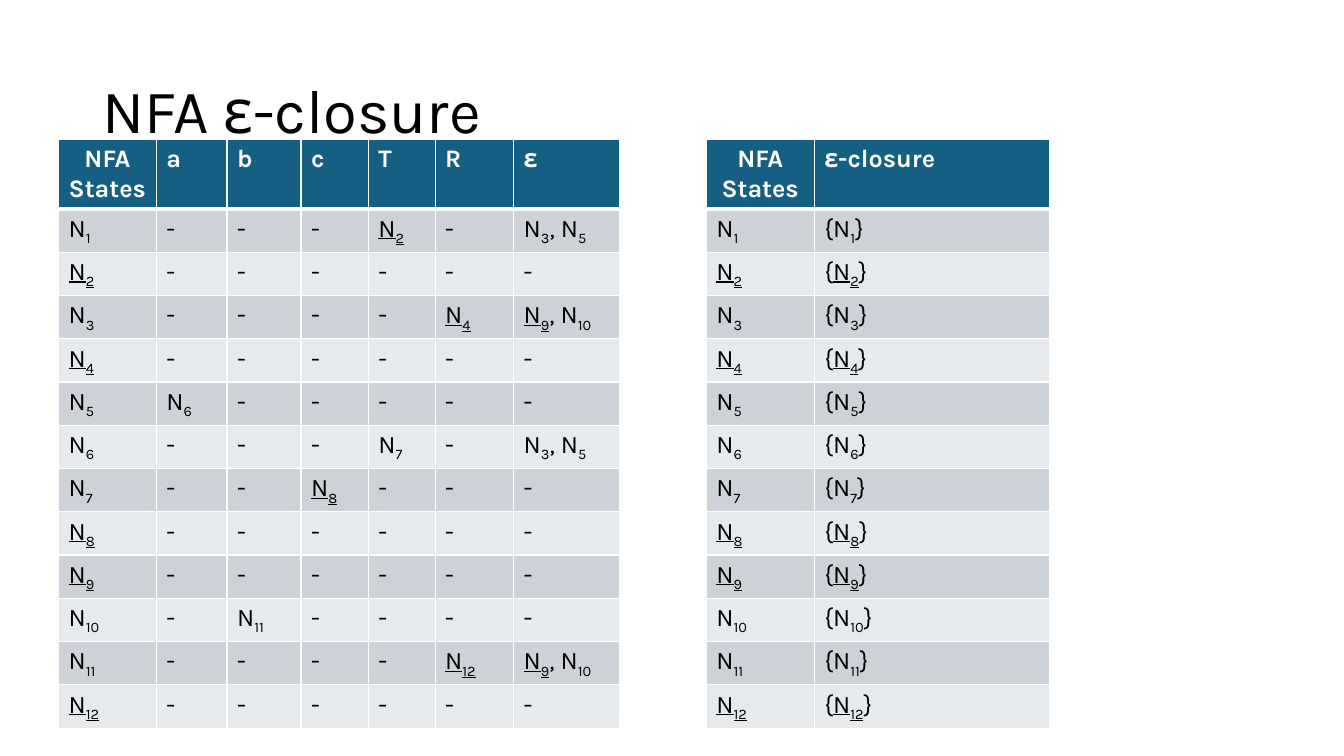
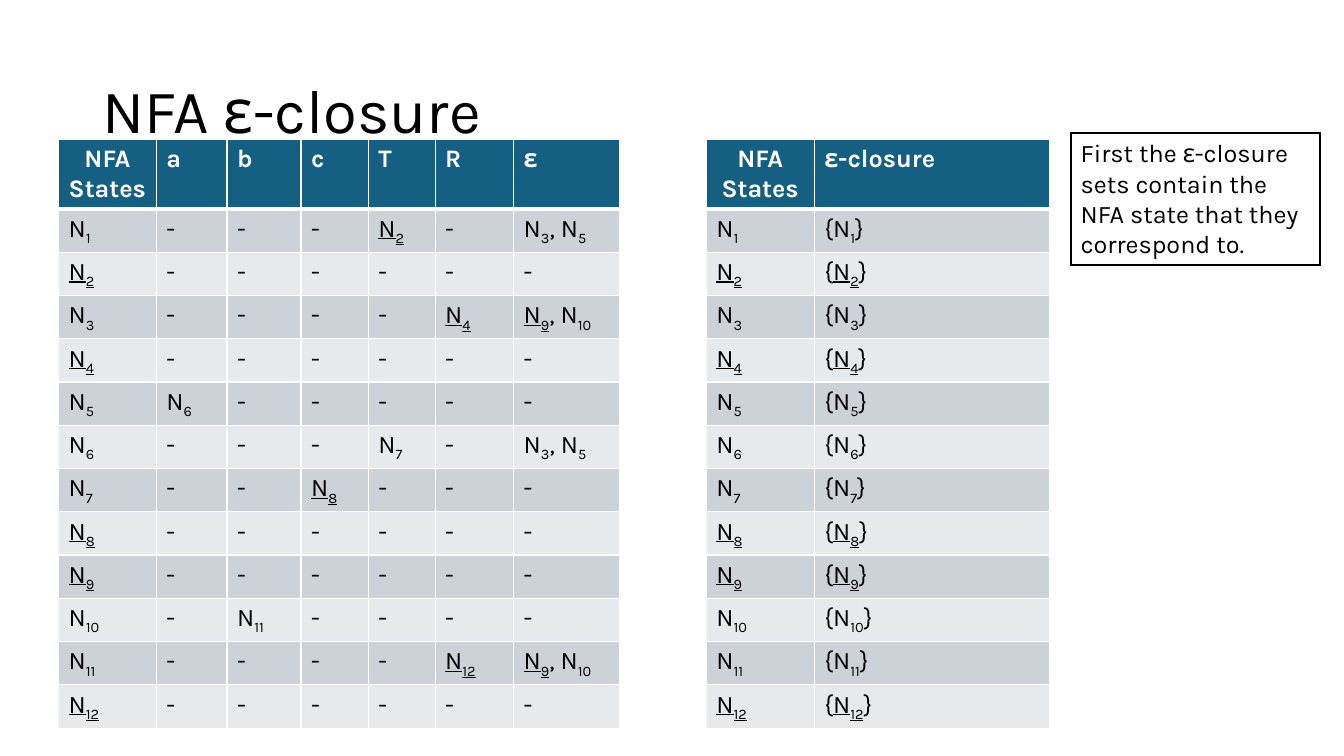
Before and after one commit to Danieldv-s/Research-Materials, a slide deck: slide 26 of Syntax-Analysis/Section2.13Expansion.pptx (slide 21 before the commit). Drawn at 1344x756 pixels with LibreOffice and Linux fonts; fonts in the diff are those of the drawing. Boxes give left, top, right and bottom in pixels: in the first picture for what was removed or moved away, otherwise in the second. Text is boxed around its words. In the diff, an @@ line names an element or a change of style, - is before the commit and + after.

```diff
--- a/Syntax-Analysis/Section2.13Expansion.pptx
+++ b/Syntax-Analysis/Section2.13Expansion.pptx
@@ rectangle added at box(1071, 133, 1320, 265), fill #FFFFFF, outline #000000 1.5 pt, 18 pt, text #000000 @@
+First the ε-closure sets contain the NFA state that they correspond to.
```
Also in this commit, not shown: 33 other slides changed, 11 slides added.
